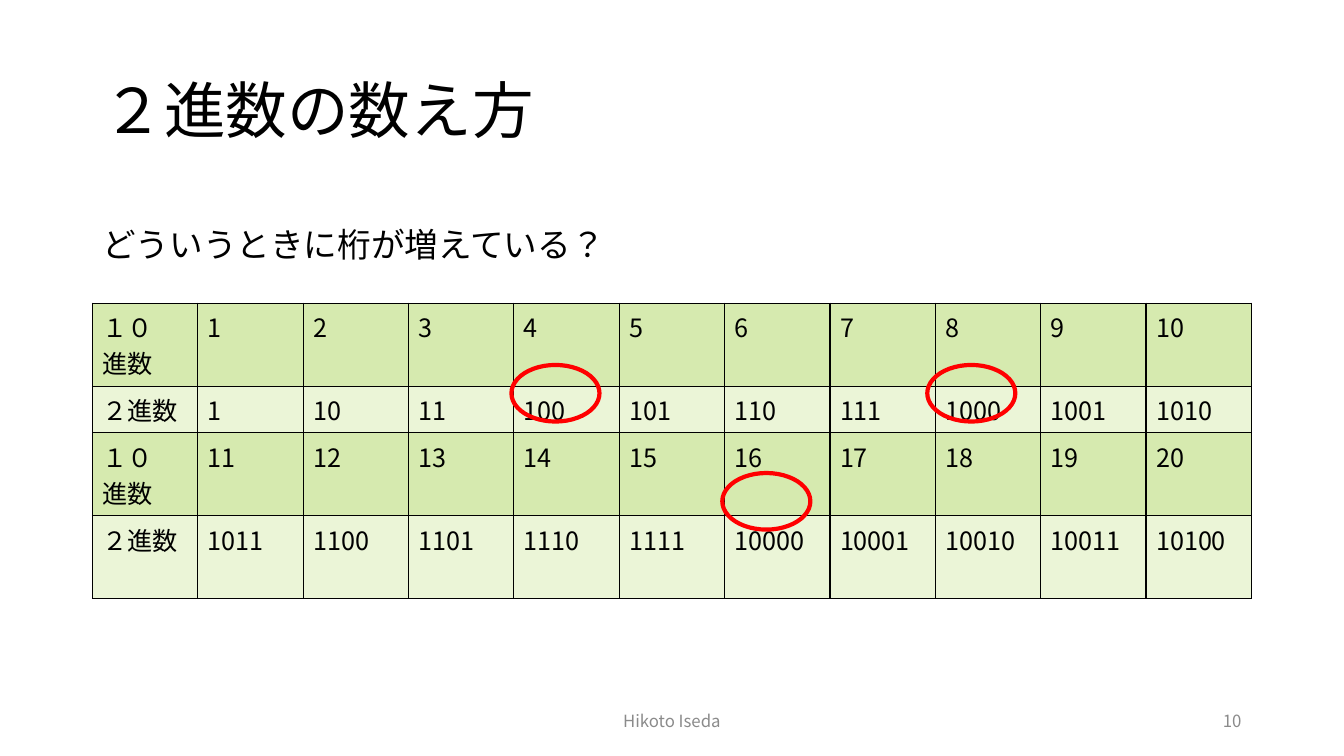
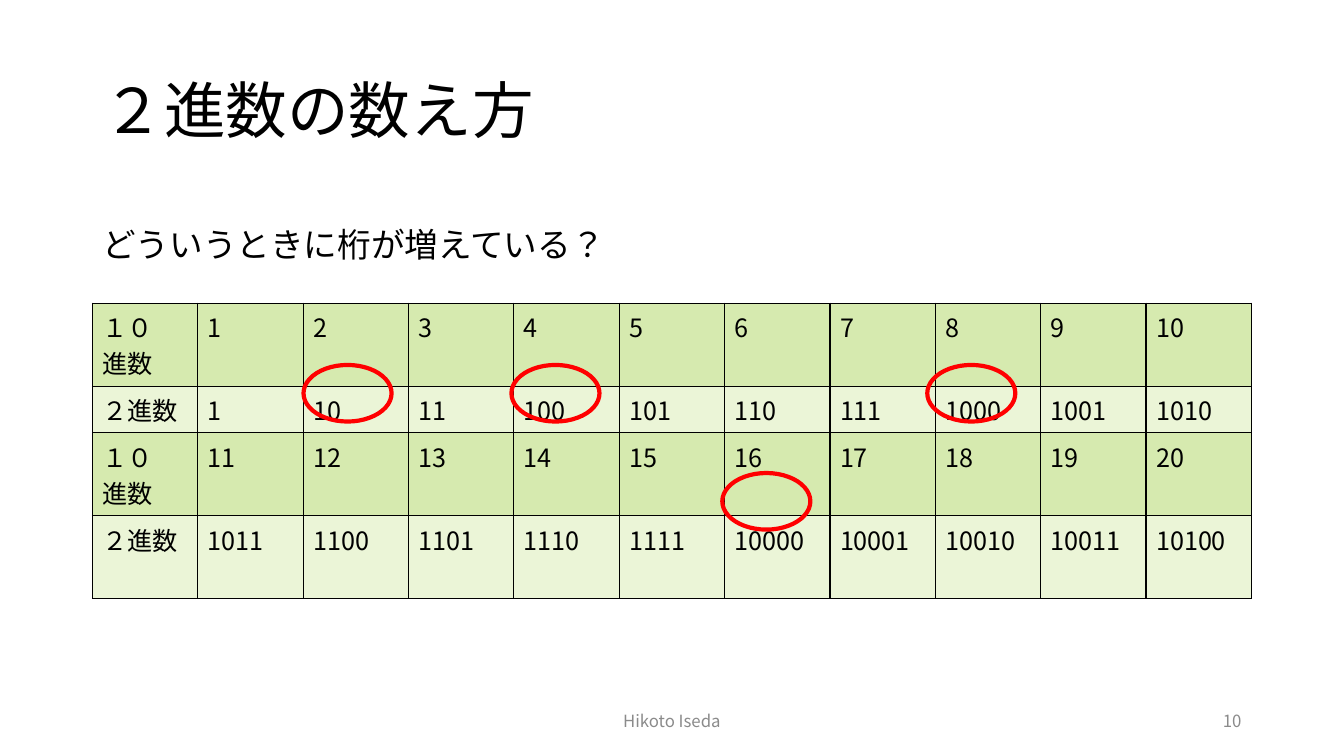
Before and after one commit to Hikotty/CSDS_workshop, a slide deck: slide 10 of 2023-12-14/CS/第１回勉強会.pptx. Drawn at 1344x756 pixels with LibreOffice and Linux fonts; fonts in the diff are those of the drawing. Boxes give left, top, right and bottom in pixels: in the first picture for what was removed or moved away, otherwise in the second. Text is boxed around its words. In the diff, an @@ line names an element or a change of style, - is before the commit and + after.

```diff
--- a/2023-12-14/CS/第１回勉強会.pptx
+++ b/2023-12-14/CS/第１回勉強会.pptx
@@ ellipse added at bbox=[303, 365, 391, 421], outline #FF0000 3 pt @@
```
Also in this commit, not shown: 4 other slides changed, 3 other files.
